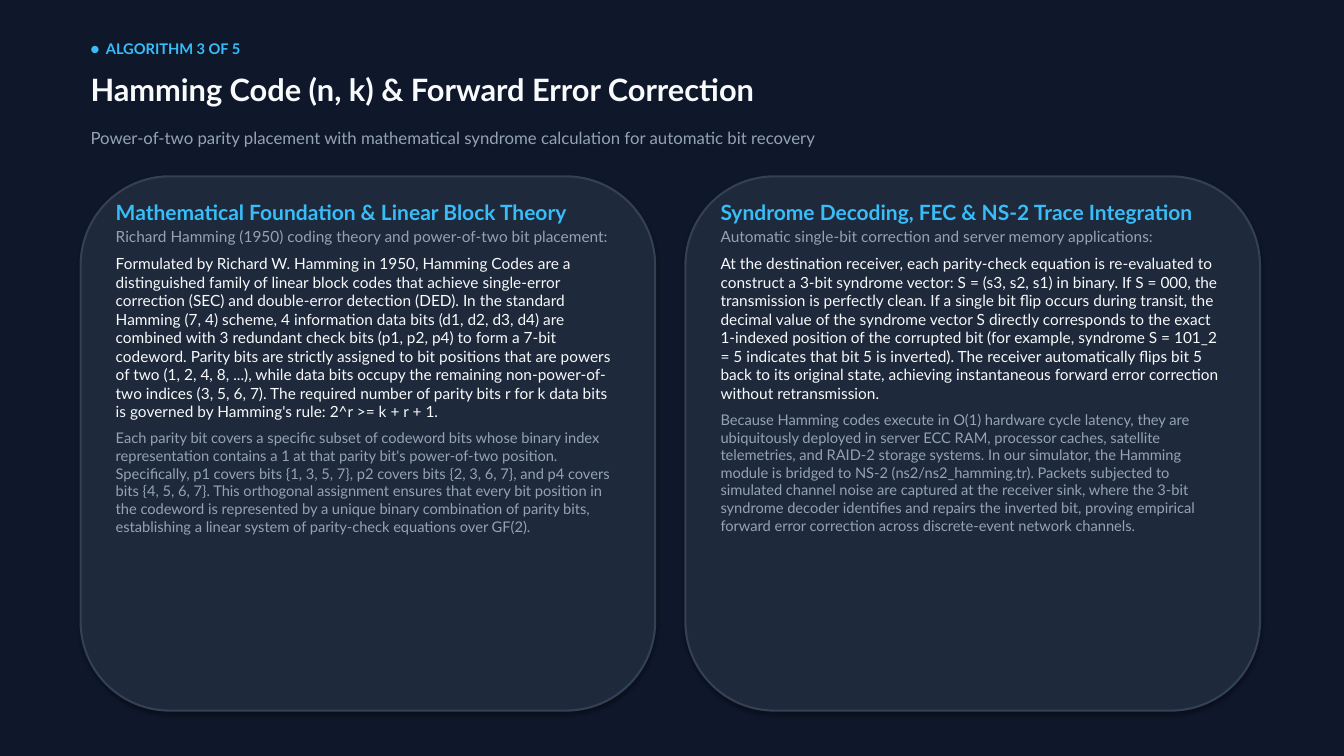
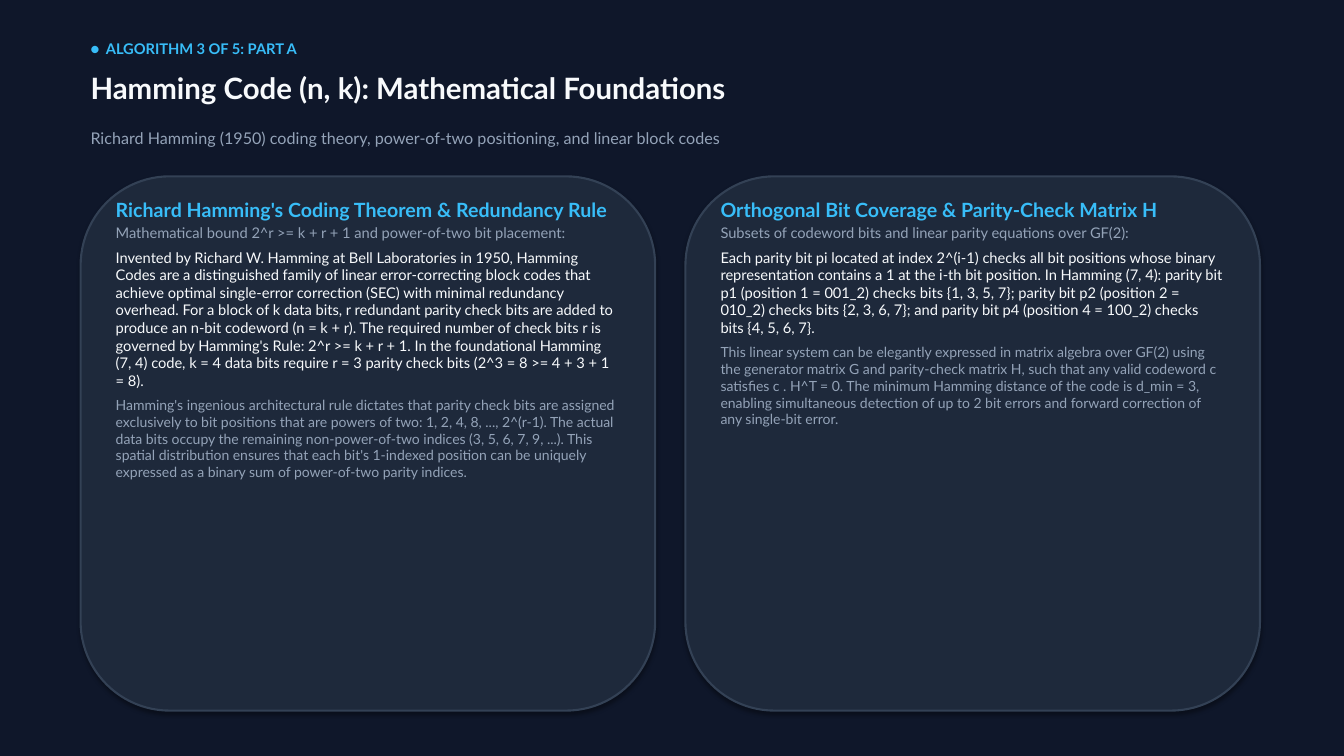
Before and after one commit to Amanyadav201205/errordetection, a slide deck: slide 8 of Error_Detection_and_Correction_Presentation.pptx (slide 6 before the commit). Drawn at 1344x756 pixels with LibreOffice and Linux fonts; fonts in the diff are those of the drawing. Boxes give left, top, right and bottom in pixels: in the first picture for what was removed or moved away, otherwise in the second. Text is boxed around its words. In the diff, an @@ line names an element or a change of style, - is before the commit and + after.

Commit message:
Expand presentation to 18-slide master edition with exhaustive explanations and dedicated theory & NS-2 slides for each technique

```diff
--- a/Error_Detection_and_Correction_Presentation.pptx
+++ b/Error_Detection_and_Correction_Presentation.pptx
@@ text at box(106, 43, 297, 54): text changed @@
-● ALGORITHM 3 OF 5
+● ALGORITHM 3 OF 5: PART A
@@ text at box(91, 76, 725, 105): text changed; size 22 to 21 pt @@
-Hamming Code (n, k) & Forward Error Correction
+Hamming Code (n, k): Mathematical Foundations
@@ text at box(91, 132, 720, 147): text changed; size 12 to 11.5 pt @@
-Power-of-two parity placement with mathematical syndrome calculation for automatic bit recovery
+Richard Hamming (1950) coding theory, power-of-two positioning, and linear block codes
@@ text at box(116, 202, 615, 480): text changed; size 11 to 10.5 pt @@
-Mathematical Foundation & Linear Block Theory
-Richard Hamming (1950) coding theory and power-of-two bit placement:
-Formulated by Richard W. Hamming in 1950, Hamming Codes are a distinguished family of linear block codes that achieve single-error correction (SEC) and double-error detection (DED). In the standard Hamming (7, 4) scheme, 4 information data bits (d1, d2, d3, d4) are combined with 3 redundant check bits (p1, p2, p4) to form a 7-bit codeword. Parity bits are strictly assigned to bit positions that are powers of two (1, 2, 4, 8, ...), while data bits occupy the remaining non-power-of-two indices (3, 5, 6, 7). The required number of parity bits r for k data bits is governed by Hamming's rule: 2^r >= k + r + 1.
-Each parity bit covers a specific subset of codeword bits whose binary index representation contains a 1 at that parity bit's power-of-two position. Specifically, p1 covers bits {1, 3, 5, 7}, p2 covers bits {2, 3, 6, 7}, and p4 covers bits {4, 5, 6, 7}. This orthogonal assignment ensures that every bit position in the codeword is represented by a unique binary combination of parity bits, establishing a linear system of parity-check equations over GF(2).
+Richard Hamming's Coding Theorem & Redundancy Rule
+Mathematical bound 2^r >= k + r + 1 and power-of-two bit placement:
+Invented by Richard W. Hamming at Bell Laboratories in 1950, Hamming Codes are a distinguished family of linear error-correcting block codes that achieve optimal single-error correction (SEC) with minimal redundancy overhead. For a block of k data bits, r redundant parity check bits are added to produce an n-bit codeword (n = k + r). The required number of check bits r is governed by Hamming's Rule: 2^r >= k + r + 1. In the foundational Hamming (7, 4) code, k = 4 data bits require r = 3 parity check bits (2^3 = 8 >= 4 + 3 + 1 = 8).
+Hamming's ingenious architectural rule dictates that parity check bits are assigned exclusively to bit positions that are powers of two: 1, 2, 4, 8, ..., 2^(r-1). The actual data bits occupy the remaining non-power-of-two indices (3, 5, 6, 7, 9, ...). This spatial distribution ensures that each bit's 1-indexed position can be uniquely expressed as a binary sum of power-of-two parity indices.
@@ text at box(721, 202, 1222, 427): text changed; size 11 to 10.5 pt @@
-Syndrome Decoding, FEC & NS-2 Trace Integration
-Automatic single-bit correction and server memory applications:
-At the destination receiver, each parity-check equation is re-evaluated to construct a 3-bit syndrome vector: S = (s3, s2, s1) in binary. If S = 000, the transmission is perfectly clean. If a single bit flip occurs during transit, the decimal value of the syndrome vector S directly corresponds to the exact 1-indexed position of the corrupted bit (for example, syndrome S = 101_2 = 5 indicates that bit 5 is inverted). The receiver automatically flips bit 5 back to its original state, achieving instantaneous forward error correction without retransmission.
-Because Hamming codes execute in O(1) hardware cycle latency, they are ubiquitously deployed in server ECC RAM, processor caches, satellite telemetries, and RAID-2 storage systems. In our simulator, the Hamming module is bridged to NS-2 (ns2/ns2_hamming.tr). Packets subjected to simulated channel noise are captured at the receiver sink, where the 3-bit syndrome decoder identifies and repairs the inverted bit, proving empirical forward error correction across discrete-event network channels.
+Orthogonal Bit Coverage & Parity-Check Matrix H
+Subsets of codeword bits and linear parity equations over GF(2):
+Each parity bit pi located at index 2^(i-1) checks all bit positions whose binary representation contains a 1 at the i-th bit position. In Hamming (7, 4): parity bit p1 (position 1 = 001_2) checks bits {1, 3, 5, 7}; parity bit p2 (position 2 = 010_2) checks bits {2, 3, 6, 7}; and parity bit p4 (position 4 = 100_2) checks bits {4, 5, 6, 7}.
+This linear system can be elegantly expressed in matrix algebra over GF(2) using the generator matrix G and parity-check matrix H, such that any valid codeword c satisfies c . H^T = 0. The minimum Hamming distance of the code is d_min = 3, enabling simultaneous detection of up to 2 bit errors and forward correction of any single-bit error.
```
Also in this commit, not shown: 11 other slides changed, 6 slides added, 6 other files.
